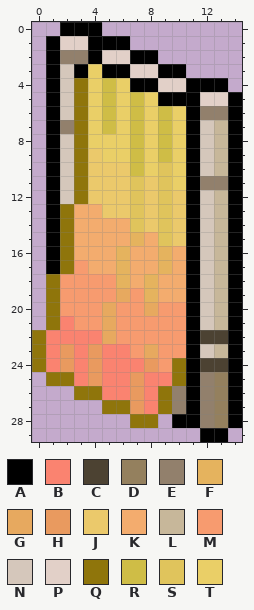
Pixel-art sprite, stored at items/icons/samx_c19_curtain_icon.png. Above, as it was before the edit.
The file is 15x30 pixels. Colours within 5 levels of each other are drawn and written as one.
Palette (. is transparent): A #000000  B #fa8370  C #4c4232  D #94805e  E #92806c  F #e5b35e  G #e7a95f  H #e99a5f  J #ebc96b  K #f3ac6e  L #c7b79a  M #f79b6f  N #d5c7bb  P #e2d0c8  Q #8f750b  R #cfbd46  S #e0c45c  T #eacf67
The same view after the edit:
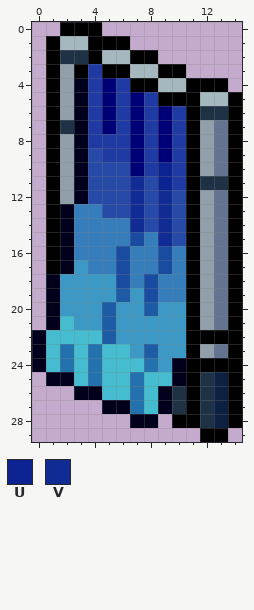
Colours new in this view: U #0b2290  V #102c94
Edits made:
@@ palette @@
-B #fa8370
+B #45bccf
-D #94805e
+D #0c2042
-E #92806c
+E #1f3145
-F #e5b35e
+F #194ba0
-G #e7a95f
+G #1d5ba5
-H #e99a5f
+H #2372ad
-J #ebc96b
+J #2749a7
-K #f3ac6e
+K #367dbb
-L #c7b79a
+L #637390
-M #f79b6f
+M #3c98c4
-N #d5c7bb
+N #919fab
-P #e2d0c8
+P #a5b7bf
-Q #8f750b
+Q #00001c
-R #cfbd46
+R #000076
-T #eacf67
+T #1f3aa2
@@ x 5..11 @@
  9 TTRTRTA
-10 JJRTSTA
-11 JJSJSTA
-12 JJSJSJA
-13 JJSJSJA
-14 KKSJSJA
-15 KKFKSJA
+10 JJRTUTA
+11 JJVJUTA
+12 JJVJVJA
+13 JJVJVJA
+14 KKVJVJA
+15 KKFKVJA
 16 KFKKFKA
@@ x 10..14 @@
 21 MANLA
-22 MACCA
+22 MAAAA
 23 MANLA
-24 QACCA
+24 QAAAA
 25 QAEDA
Pixel boxes of the changes (left, top, right, bottom) in both pictures:
changed: (32, 36, 228, 428)
